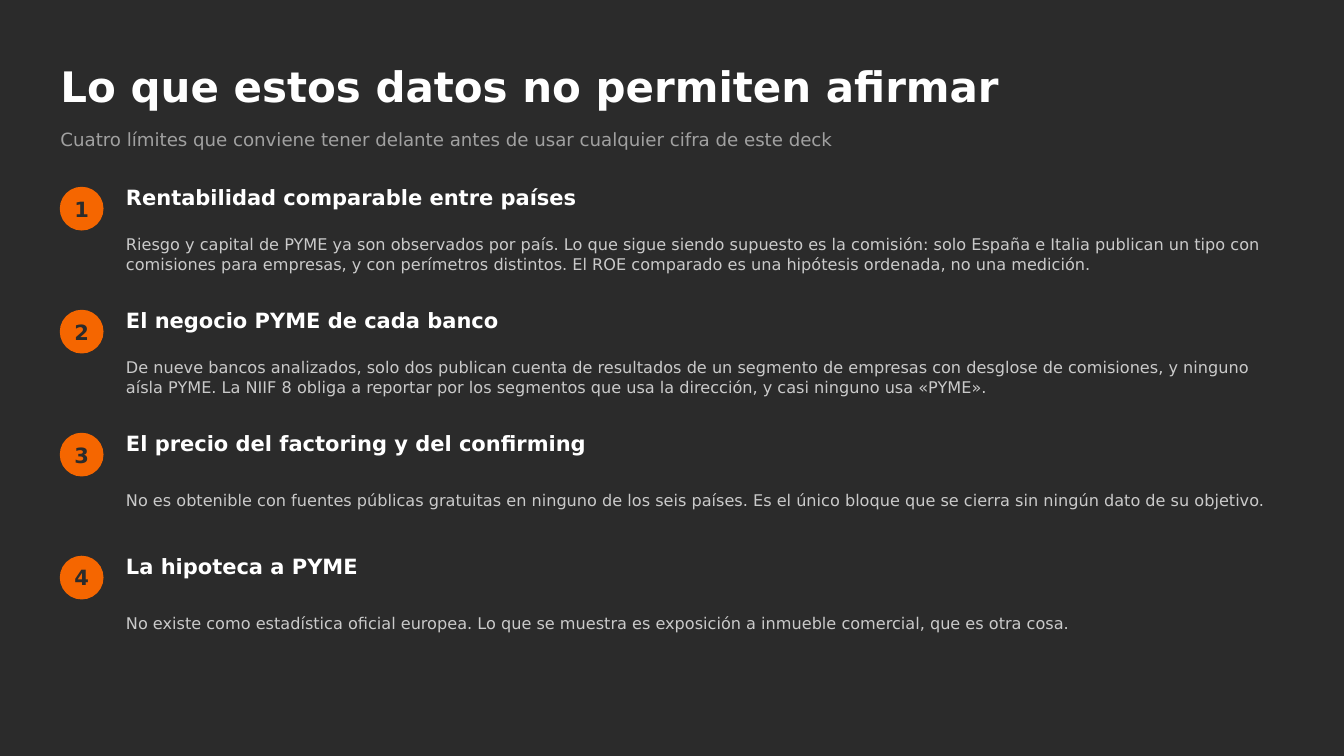
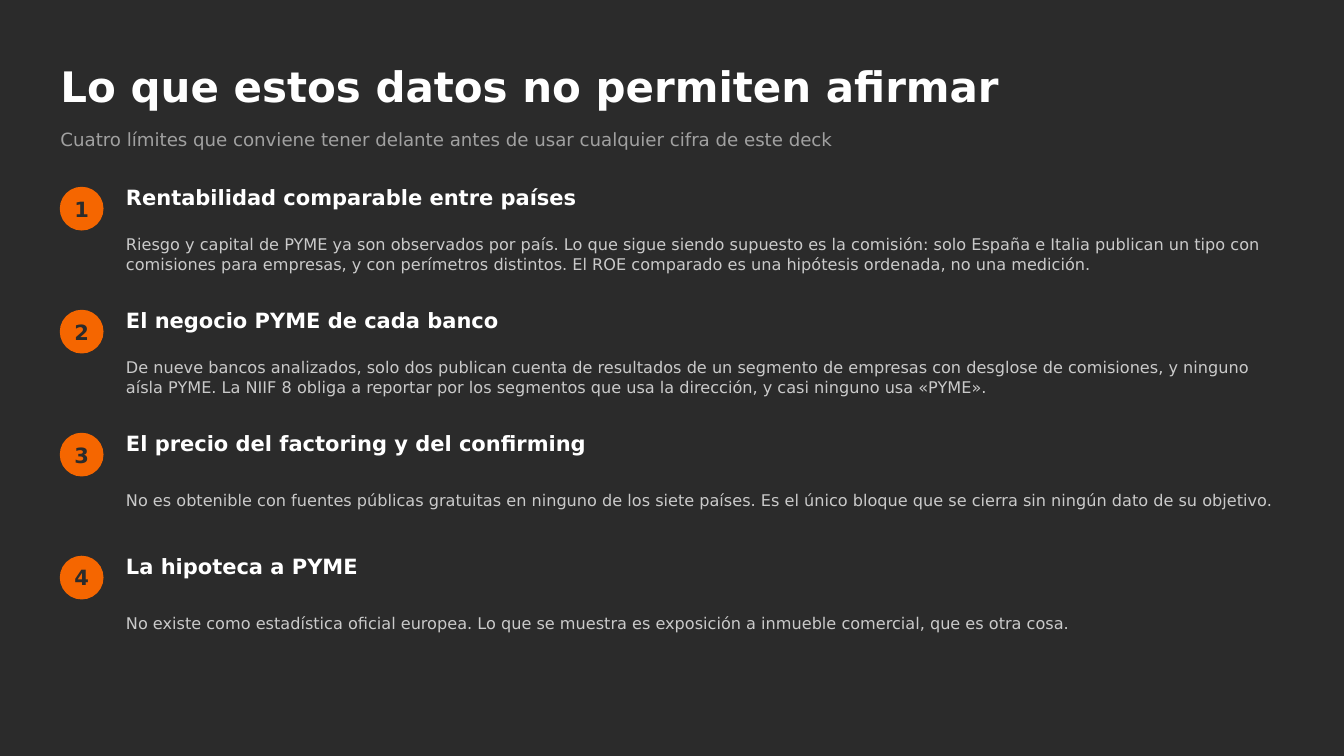
Before and after one commit to agomez2812-lang/sturdy-barnacle, a slide deck: slide 26 of pres/rentabilidad_pyme.pptx (slide 25 before the commit). Drawn at 1344x756 pixels with LibreOffice and Linux fonts; fonts in the diff are those of the drawing. Boxes give left, top, right and bottom in pixels: in the first picture for what was removed or moved away, otherwise in the second. Text is boxed around its words. In the diff, an @@ line names an element or a change of style, - is before the commit and + after.

```diff
--- a/pres/rentabilidad_pyme.pptx
+++ b/pres/rentabilidad_pyme.pptx
@@ text at (x1=126, y1=493, x2=1272, y2=510): text changed @@
-No es obtenible con fuentes públicas gratuitas en ninguno de los seis países. Es el único bloque que se cierra sin ningún dato de su objetivo.
+No es obtenible con fuentes públicas gratuitas en ninguno de los siete países. Es el único bloque que se cierra sin ningún dato de su objetivo.
```
Also in this commit, not shown: 10 other slides changed, 1 slide added, 7 other files.
